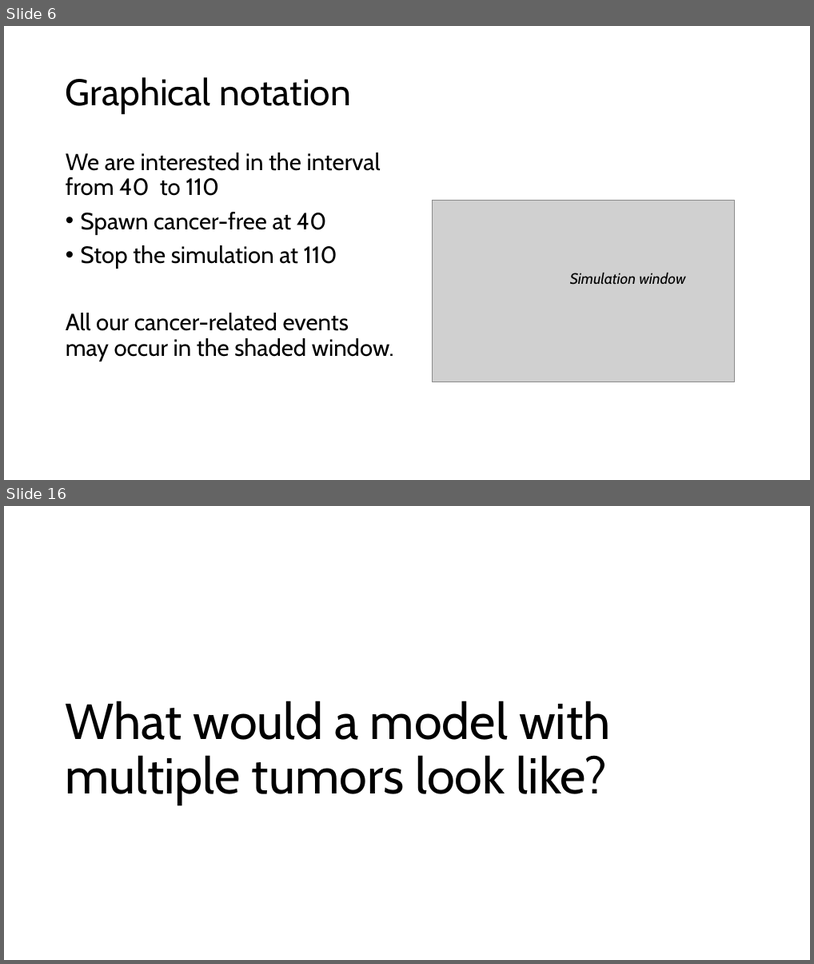
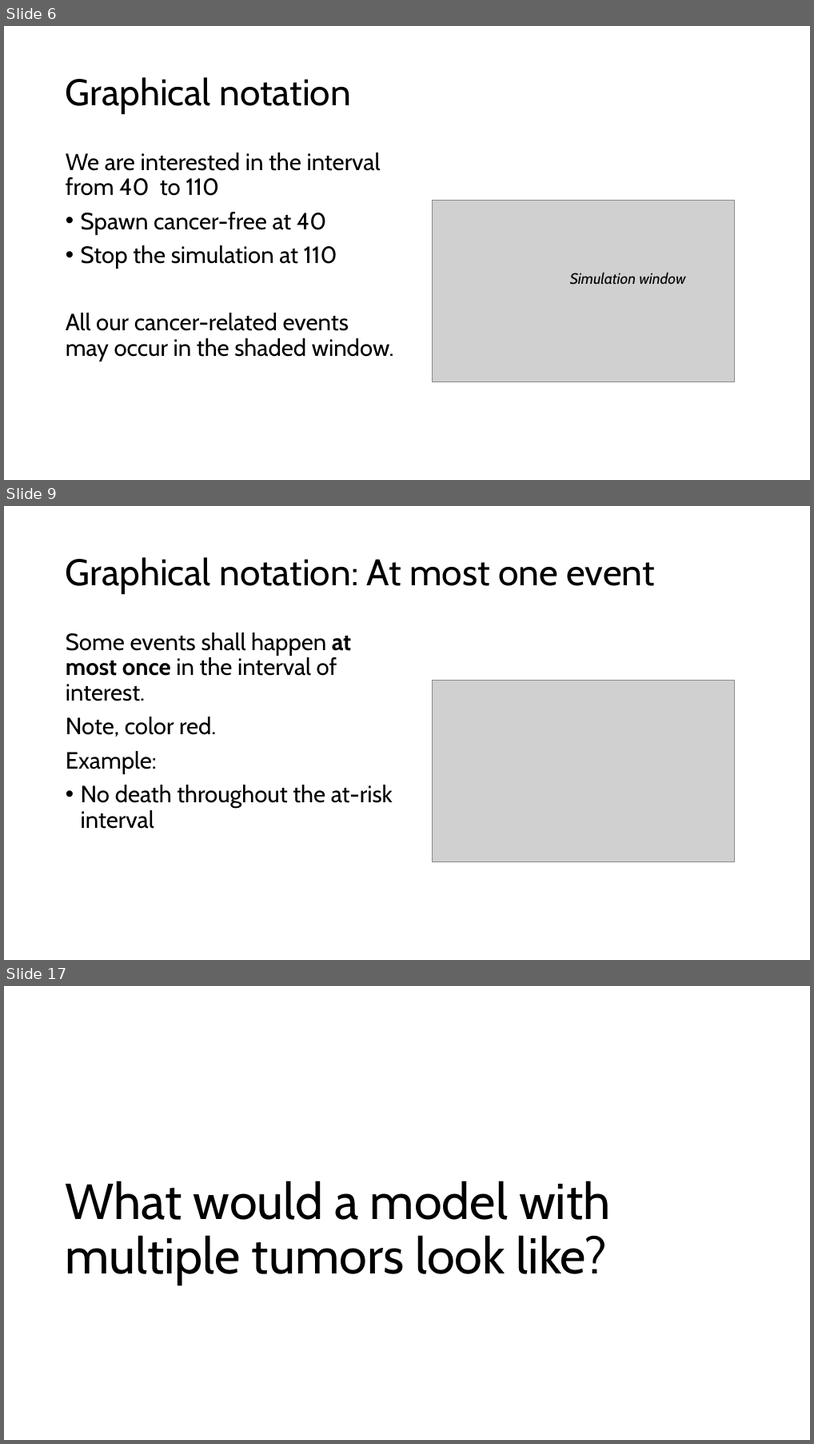
Before and after one commit to ttrikalin/des-R-course, a slide deck: master_files/materials/01_DES.pptx. Shown one above the other, each under a label of ours: slides 6 and 16 before the commit, slides 6, 9 and 17 after it; the slides between them are not shown. The pictures are 814x964 and 814x1444 pixels, drawn with LibreOffice and Linux fonts; fonts in the diff are those of the drawing; grey boxes stand for pictures. Boxes give left, top, right and bottom in pixels: in the first picture for what was removed or moved away, otherwise in the second. Text is boxed around its words. In the diff, an @@ line names an element or a change of style, - is before the commit and + after.

Commit message:
changed graphical notation

```diff
--- a/master_files/materials/01_DES.pptx
+++ b/master_files/materials/01_DES.pptx
@@ slide 9 added at [4,506,810,960], background #FFFFFF @@
@@ title added at [66,557,654,594], 44 pt, text #000000 @@
+Graphical notation: At most one event
@@ text added at [66,632,393,828], 28 pt, text #000000 @@
+Some events shall happen at most once in the interval of interest.
+Note, color red.
+Example:
+• No death throughout the at-risk interval
@@ picture added at [432,680,734,862] @@
@@ what was slide 16 is now slide 17 @@
```
Also in this commit, not shown: 2 slides changed, 11 other files.
